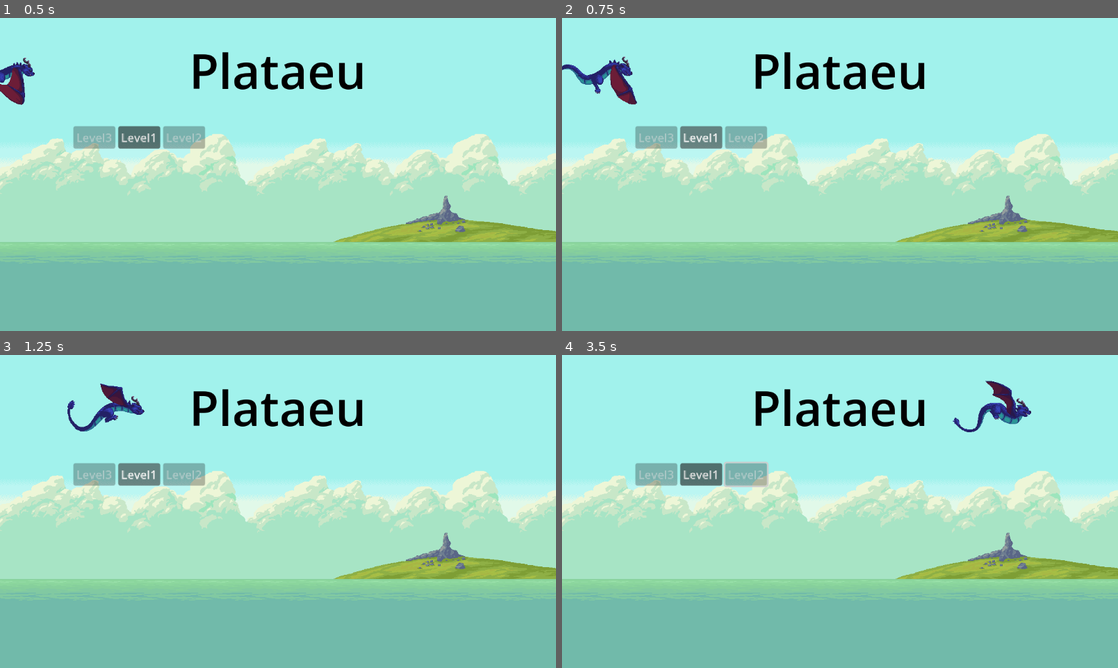
Above: before the commit, frames 1-4 (two rows, left to right).
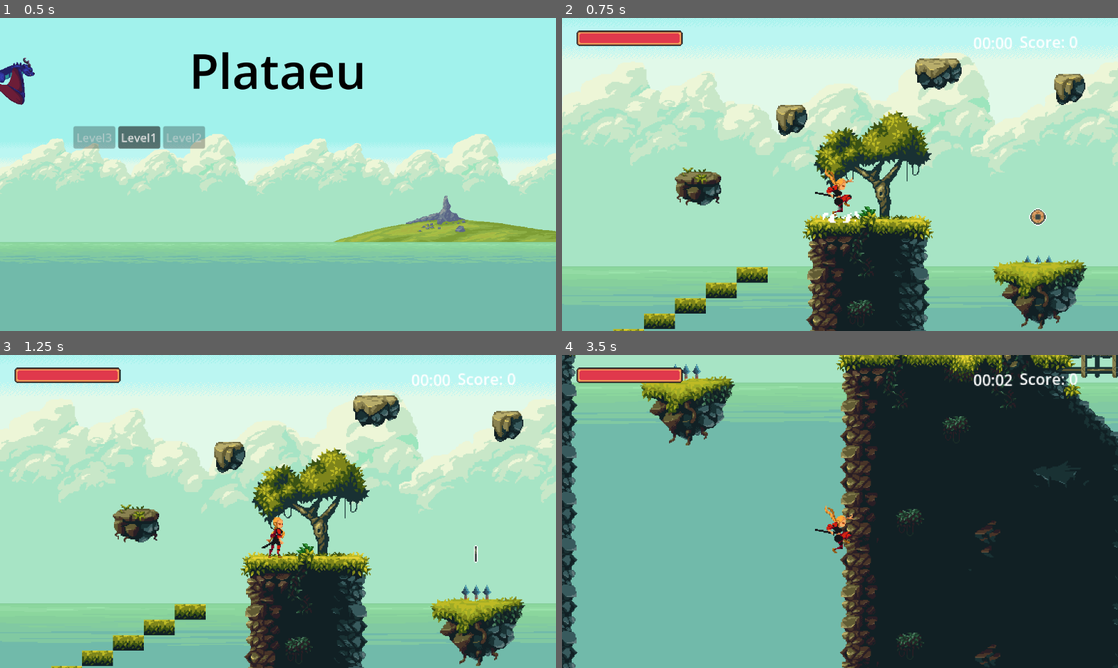
Above: after the commit, the same moments.

Repository: boovle2/plataeu
Game: Godot game, scene res://home_screen.tscn
The game is run twice, just before and just after one commit, with the same random seed, the same clock (stepped at 60 frames per second) and the same inputs. Sound files missing from this copy of the repository are replaced by a short silence.
Inputs (mouse positions are in pixels of both pictures, inside the frame that each line leads up to):
- Up to frame 1 (0.5 s): no input
- Up to frame 2 (0.75 s): click "Level1" at 0.5 s
- Up to frame 3 (1.25 s): no input
- Up to frame 4 (3.5 s): click (701, 473) at 1.25 s, where only the run before the commit has a clickable "Level1"; tap Enter (ui_accept) at 2, 2.27, 3.02 s; move the mouse to (962, 495) at 2.02 s; hold Right (ui_right) from 2.03 s (still down); click (962, 495) at 2.1 s; move the mouse to (728, 527) at 2.77 s; tap Shift (dash) at 2.85 s

Frame 1 is identical in both runs. In frame 2, 71% of the frame differs, in the area x 0-100%, y 0-100%; in frame 3, 71%; in frame 4, 86%.

Commit message:
level 1 doet het weer

Diff:
--- a/plataeu/levels/Level1.tscn
+++ b/plataeu/levels/Level1.tscn
@@ -1481,19 +1481,11 @@
 [node name="Portal" parent="." unique_id=1744619193 instance=ExtResource("12_kdcll")]
 position = Vector2(1215, 575)
 
-[node name="GPUParticles2D" parent="." unique_id=511871594 instance=ExtResource("13_j4pg1")]
-position = Vector2(1088, 363)
-
-[node name="coins" type="Node" parent="." unique_id=1588233404]
-
-[node name="Coin1" parent="coins" unique_id=2002110279 instance=ExtResource("11_j4pg1")]
-position = Vector2(742, 330)
-
-[node name="Coin4" parent="coins" unique_id=446036332 instance=ExtResource("11_j4pg1")]
-position = Vector2(880, 149)
-
-[node name="Coin2" parent="coins" unique_id=590068717 instance=ExtResource("9_nn0v1")]
-position = Vector2(360, 364)
-
-[node name="Coin3" parent="coins" unique_id=1578638125 instance=ExtResource("10_kdcll")]
-position = Vector2(561, 353)
+[node name="Goblin" parent="." unique_id=1554246127 instance=ExtResource("14_nu2w0")]
+position = Vector2(557, 122)
+
+[node name="Goblin2" parent="." unique_id=1632998603 instance=ExtResource("14_nu2w0")]
+position = Vector2(1912, 400)
+
+[node name="Goblin3" parent="." unique_id=2025866227 instance=ExtResource("14_nu2w0")]
+position = Vector2(1984, 400)
